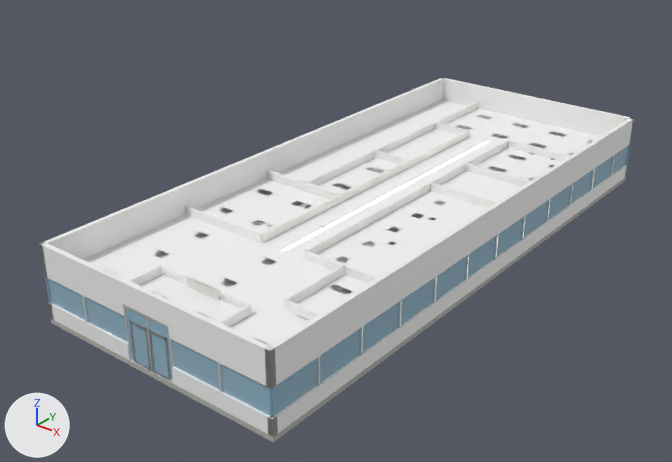
The FBX model unity/KatsushikaCampusDays/Assets/Models/Interiors/dorm.fbx: old version first, new version second.
One viewpoint serves both versions: a 50 mm camera at (30.7, -21.1, 25.9) aimed at (-1.3, 18.8, 1.2). The axes (+X, +Y, +Z) are drawn at lower left. The lights are the same throughout. The picture after the commit comes second. Where no turn or scale is listed for an object, it has been applied to the vertices.

The first picture shows 'floor_dorm', 'wall_dorm'.
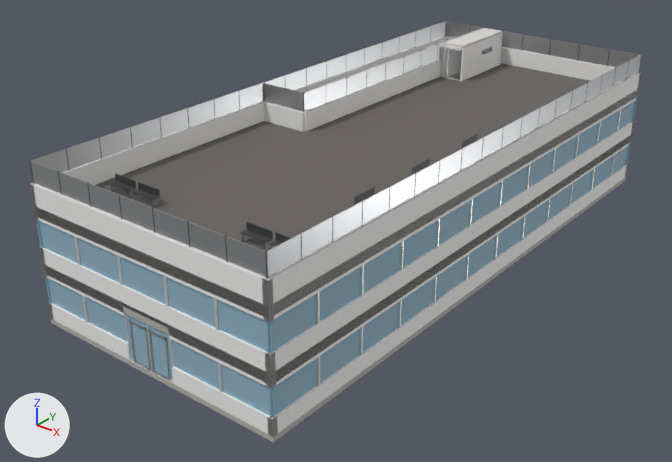
The change, as a list of edits to the scene's bpy script:
```text
Change me_floor_dorm:
    remove me_floor_dorm.from_pydata(...)  # 20 vertices, 9 faces; spans x -8.0..8.0, y 2.8..40.8, z -0.3..0.0
    add me_floor_dorm.from_pydata(...)  # 336 vertices, 292 faces; spans x -8.0..8.0, y 2.8..40.8, z -0.3..6.6
    me_floor_dorm part 1: a new loose piece of 152 vertices spanning x -8.0..8.0, y 2.8..40.8, z 0.0..3.3
    me_floor_dorm part 2: a new loose piece of 144 vertices spanning x -8.0..8.0, y 2.8..40.8, z 3.3..6.6
    other edits to the shape of me_floor_dorm do not show in these pictures
    add me_floor_dorm.materials.append(mat_wall_white)  # white #f3f3f1
    add me_floor_dorm.materials.append(mat_deck_dark)  # dark grey #69635f
    add me_floor_dorm.materials.append(mat_floor_carpet_gold)  # brown #b08f4e
    add me_floor_dorm.materials.append(mat_floor_laundry_yellow)  # yellow #efc559
Change me_wall_dorm:
    remove me_wall_dorm.from_pydata(...)  # 1230 vertices, 924 faces; spans x -8.0..8.0, y 2.8..40.8, z 0.0..4.4
    add me_wall_dorm.from_pydata(...)  # 2168 vertices, 1608 faces; spans x -8.0..8.0, y 2.8..40.8, z 0.0..9.2
    me_wall_dorm part 3: the loose piece of 8 vertices spanning x -1.6..1.6, y 2.9..3.0, z 3.0..3.2 is moved by (0.0, 0.0, -0.1)
    me_wall_dorm part 4: the loose piece of 8 vertices spanning x -8.0..8.0, y 40.7, z 0.9..2.5 is copied, and the copy is moved by (0.0, -37.8, 3.3); it spans x -8.0..8.0, y 2.9, z 4.2..5.8
    me_wall_dorm part 5: a new loose piece, a box spanning x -4.85..-4.75, y 2.8..3.04, z 4.25..5.85, in mat_metal_white (light grey #e2e2de)
    me_wall_dorm part 6: a new loose piece, a box spanning x -1.65..-1.55, y 2.8..3.04, z 4.25..5.85, in mat_metal_white (light grey #e2e2de)
    me_wall_dorm part 7: a new loose piece, a box spanning x 1.55..1.65, y 2.8..3.04, z 4.25..5.85, in mat_metal_white (light grey #e2e2de)
    me_wall_dorm part 8: 112 vertices moved from x -8.0..8.0, y 2.8..40.8, z 0.0..4.4 to x -8.0..8.0, y 2.8..40.8, z 0.0..3.3; 12 vertices removed from x -8.0..8.0, y 2.8..40.8, z 4.4; 806 vertices added at x -8.0..8.0, y 2.8..40.8, z 0.0..9.2
    other edits to the shape of me_wall_dorm do not show in these pictures
    add me_wall_dorm.materials.append(mat_concrete_light)  # light grey #d8d6d0
    add me_wall_dorm.materials.append(mat_stainless)  # light grey #dadbdb
Add ob_furn_dorm_10_roofrail:
    ob_furn_dorm_10_roofrail = bpy.data.objects.new('furn_dorm_10_roofrail', me_furn_dorm_10_roofrail)  # 544 vertices, 408 faces; spans x -7.9..7.9, y 2.9..40.7, z 7.8..9.0; in mat_metal_gray (grey #b8babc), mat_metal_dark (grey #6c6e6f)
    ob_furn_dorm_10_roofrail.location = (0.0, 0.0, 0.0)
Add ob_furn_dorm_17_roof:
    ob_furn_dorm_17_roof = bpy.data.objects.new('furn_dorm_17_roof', me_furn_dorm_17_roof)  # 750 vertices, 731 faces; spans x -7.0..7.4, y 4.0..38.7, z 6.6..8.3; in mat_floor_concrete (light grey #c3c3c1), mat_soil_dark (brown #776757), mat_plant_yellow (yellow #bcc555), mat_plastic_black (dark grey #424244), mat_metal_dark (grey #6c6e6f), mat_metal_white (light grey #e2e2de), mat_sign_plate_blue (blue #4d84af), mat_plastic_white (white #f2f2f0)
    ob_furn_dorm_17_roof.location = (0.0, 0.0, 0.0)
```

Pixel boxes [x1, y1, x2, y2] of what changed, in the pictures (672 x 462 px; the box of a moved part takes in the faces that stretch with it):
'wall_dorm', reshaped (14% taller)
    before: [39, 77, 635, 437]
    after: [30, 28, 641, 437]
'floor_dorm', reshaped
    before: [51, 177, 626, 442]
    after: [33, 63, 639, 442]
'furn_dorm_10_roofrail', added
    after: [30, 21, 642, 279]
    faces in mat_metal_gray (grey #b8babc): [31, 21, 641, 277]
    faces in mat_metal_dark (grey #6c6e6f): [30, 25, 642, 279]
'furn_dorm_17_roof', added
    after: [110, 47, 492, 251]
    faces in mat_plastic_black (dark grey #424244): [110, 134, 478, 246]
    faces in mat_metal_dark (grey #6c6e6f): [111, 184, 275, 251]
part 1 of me_floor_dorm, added (mostly hidden)
    after: [43, 134, 632, 384]
part 2 of me_floor_dorm, added
    after: [33, 63, 639, 318]
part 3 of me_wall_dorm, moved or reshaped (not visible afterwards)
    before: [125, 306, 168, 328]
part 4 of me_wall_dorm, added
    after: [39, 221, 272, 354]
part 5 of me_wall_dorm, added
    after: [74, 236, 81, 266]
part 6 of me_wall_dorm, added
    after: [117, 255, 123, 285]
part 7 of me_wall_dorm, added
    after: [163, 276, 169, 307]
part 8 of me_wall_dorm, built on
    before: [39, 77, 635, 392]
    after: [30, 28, 641, 392]
